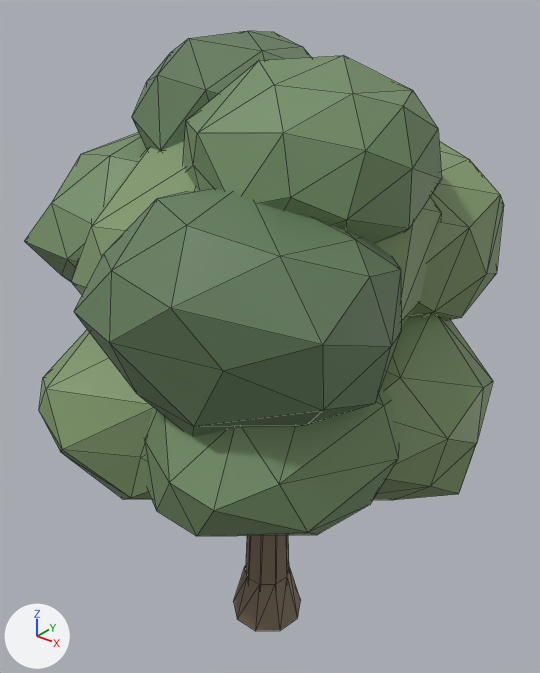
Before and after pictures for a commit that changed the glTF model assets/props/tree_oak.glb.
The view is the same before and after, from a 50 mm lens placed at (5.1, -6.31, 8.27), pointed at (-0.13, 0.22, 4.22). The axes (+X, +Y, +Z) are drawn at lower left. The lights are the same throughout. The picture after the commit comes second. Mesh edges are drawn as thin lines.

Objects in the first picture: 'tree_oak.001'.
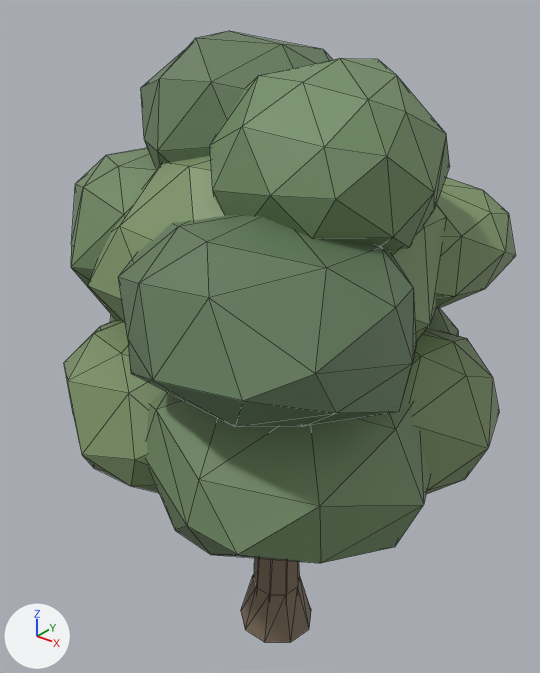
Diff of the bpy script that builds the scene:
```diff
--- a/assets/props/tree_oak.glb.py
+++ b/assets/props/tree_oak.glb.py
@@ me_tree_oak_001 @@
 # used by ob_tree_oak_001; location = (0.0, 0.0, 0.0)
-me_tree_oak_001.from_pydata(...)  # 500 vertices, 934 faces; spans x -2.97..2.62, y -2.72..2.83, z -0.01..7.7
+me_tree_oak_001.from_pydata(...)  # 500 vertices, 934 faces; spans x -2.8..2.8, y -2.78..2.78, z 0.0..7.71
+# me_tree_oak_001 part 1: the loose piece of 20 vertices spanning x -0.33..0.33, y -0.32..0.34, z -0.01..5.4 is scaled about its middle by (1.05, 1.02, 0.995), then moved by (0.22, -0.07, -0.01)
+# me_tree_oak_001 part 2: the loose piece of 18 vertices spanning x -0.49..0.49, y -0.47..0.5, z 0.0..0.7 is scaled about its middle by (1.05, 1.02, 0.995), then moved by (0.22, -0.07, 0.01)
+# me_tree_oak_001 part 3: 462 of 500 vertices moved; they spanned x -2.97..2.62, y -2.72..2.83, z 2.64..7.7 and now span x -2.8..2.8, y -2.78..2.78, z 2.53..7.71; mean shift (0.23, -0.06, -0.02); largest move (0.12, 1.78, 4.67) -> (0.98, 1.2, 4.57)
 me_tree_oak_001.materials.append(mat_defaultmaterial)
```

What differs and where, as boxes [x1, y1, x2, y2] in the pictures (540 x 673 px; the box of a moved part takes in the faces that stretch with it):
'tree_oak.001', reshaped (6% narrower)
    before: [24, 31, 504, 631]
    after: [64, 31, 515, 642]
part 1 of me_tree_oak_001, moved or reshaped
    before: [246, 535, 289, 587]
    after: [254, 558, 300, 598]
part 2 of me_tree_oak_001, moved or reshaped
    before: [233, 565, 301, 631]
    after: [241, 574, 311, 642]
part 3 of me_tree_oak_001, moved or reshaped
    before: [24, 31, 504, 536]
    after: [64, 31, 515, 563]
